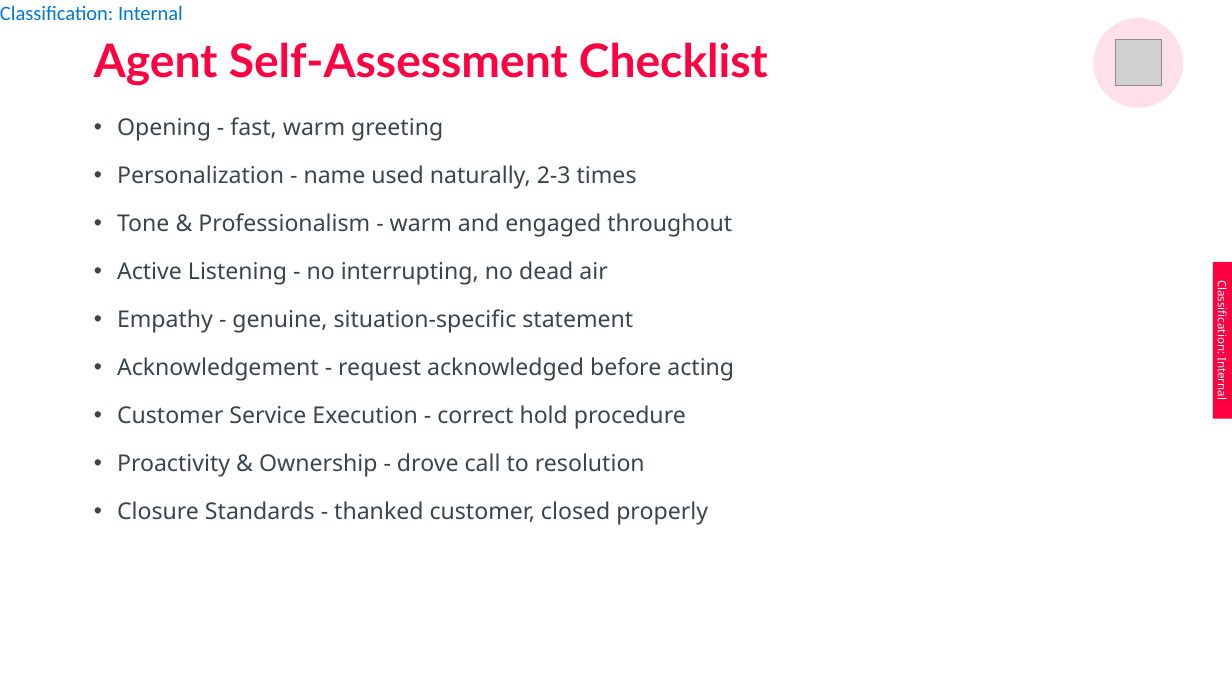
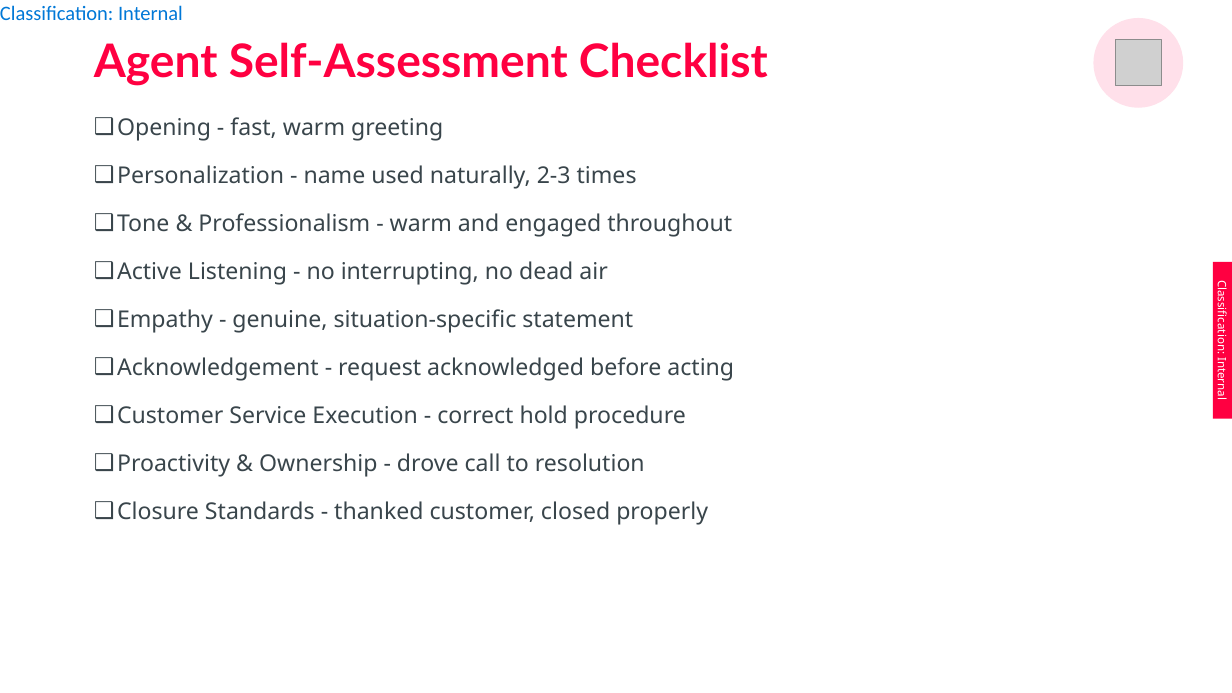
Before and after one commit to NourhanKhaled128/air-arabia-agent-hub-v2, a slide deck: slide 19 of Emails/Air Arabia - Voice Coaching (Soft Skills - QMF 2026 Aligned).pptx. Drawn at 1232x693 pixels with LibreOffice and Linux fonts; fonts in the diff are those of the drawing; grey boxes stand for pictures; background and template pictures are left out. Boxes give left, top, right and bottom in pixels: in the first picture for what was removed or moved away, otherwise in the second. Text is boxed around its words. In the diff, an @@ line names an element or a change of style, - is before the commit and + after.

```diff
--- a/Emails/Air Arabia - Voice Coaching (Soft Skills - QMF 2026 Aligned).pptx
+++ b/Emails/Air Arabia - Voice Coaching (Soft Skills - QMF 2026 Aligned).pptx
@@ text "Opening - fast, warm greeting" at <box>117,117,734,525</box>: bullet • to ❑ @@
```
Also in this commit, not shown: 12 other slides changed, 2 other files.
